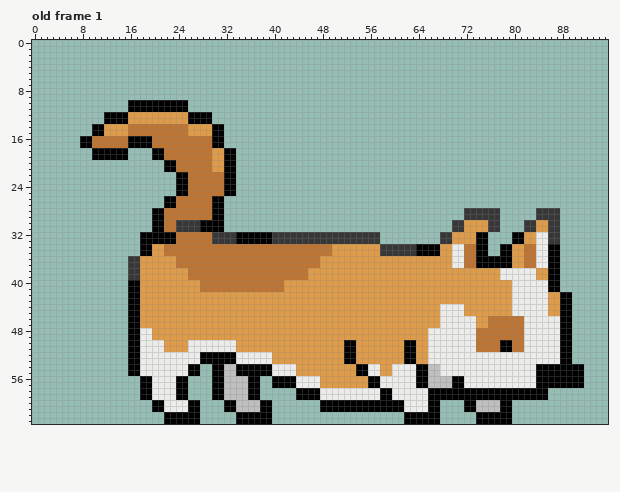
Two versions of one pixel-art file, Art/Dog_DoorIn.aseprite. The first picture shows the starting point.
96x64 pixels, 12 frames. Shown: old frame 1. The commit also changed other frames, which this record leaves out.
Once edited:
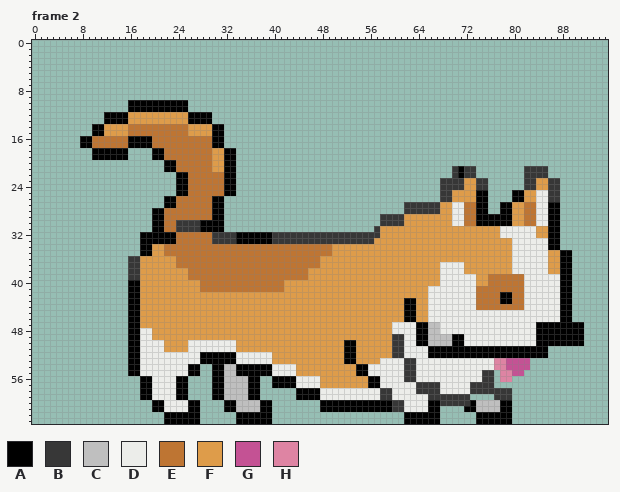
Palette (. is transparent): A #000000  B #373737  C #bfbfbf  D #ecedea  E #be7533  F #de9c4a  G #c45294  H #de84a3
A new or re-ordered frame is compared with the old frame closest to it.
What changed:
frames 12 -> 14
Frame 2 is new; against old frame 1:
y 21..22: x 70..73 .... -> BABB; x 82..85 .... -> BBBB
y 23..24: x 68..75 ........ -> BBBBFFBB; x 82..87 ...... -> BBFFBB
y 25..26: x 68..75 ........ -> BBFFFFAA; x 80..87 ........ -> AAFFDDBB
y 27: x 62..75 .............. -> BBBBBBFFDDEEAA; x 78..87 .......... -> AAFFEEDDAA
y 28: x 62..87 ..........BBBBBB......BBBB -> BBBBBBFFDDEEAA..AAFFEEDDAA
y 29: x 58..87 ..............BBBBBB......BBBB -> BBBBFFFFFFFFDDEEAAAAAAFFEEDDAA
y 30: x 58..87 ............BBFFFFBB....BBFFBB -> BBBBFFFFFFFFDDEEAAAAAAFFEEDDAA
y 31: x 57..71 .............BB -> BFFFFFFFFFFFFFF; x 76..83 BB....BB -> FFDDDDDD; x 86..87 BB -> AA
y 32: x 58..69 ..........BB -> FFFFFFFFFFFF; x 74..87 AA....AAFFDDBB -> FFFFDDDDDDFFAA
y 33: x 57..69 B..........BB -> FFFFFFFFFFFFF; x 74..83 AA....AAFF -> FFFFFFDDDD; x 86..87 BB -> AA
y 34: x 58..67 BBBBBBAAAA -> FFFFFFFFFF; x 70..83 DDEEAA..AAFFEE -> FFFFFFFFFFDDDD
y 35: x 58..67 BBBBBBAAAA -> FFFFFFFFFF; x 70..83 DDEEAA..AAFFEE -> FFFFFFFFFFDDDD; x 86..89 AA.. -> FFAA
y 36: x 70..83 DDEEAAAAAAFFEE -> FFFFFFFFFFDDDD; x 86..89 AA.. -> FFAA
y 37: x 68..69 FF -> DD; x 72..83 EEAAAAAAFFEE -> FFFFFFFFDDDD; x 86..89 AA.. -> FFAA
y 38: x 68..71 FFFF -> DDDD; x 78..79 DD -> FF; x 84..89 FFAA.. -> DDFFAA
y 39: x 68..73 FFFFFF -> DDDDDD; x 76..81 FFDDDD -> EEEEEE; x 84..89 FFAA.. -> DDDDAA
y 40: x 68..73 FFFFFF -> DDDDDD; x 76..81 FFFFDD -> EEEEEE; x 86..89 AA.. -> DDAA
y 41: x 66..81 FFFFFFFFFFFFFFDD -> DDDDDDDDEEEEEEEE; x 86..89 AA.. -> DDAA
y 42: x 66..81 FFFFFFFFFFFFFFDD -> DDDDDDDDEEEEAAEE; x 86..87 FF -> DD
y 43: x 62..63 FF -> AA; x 66..81 FFFFFFFFFFFFFFDD -> DDDDDDDDEEEEAAEE; x 86..87 FF -> DD
y 44: x 62..63 FF -> AA; x 66..67 FF -> DD; x 72..81 FFFFFFFFDD -> DDEEEEEEEE; x 86..87 FF -> DD
y 45: x 62..63 FF -> AA; x 66..67 FF -> DD; x 72..79 FFFFFFFF -> DDDDDDDD; x 86..87 FF -> DD
y 46: x 62..63 FF -> AA; x 66..67 FF -> DD; x 74..81 FFEEEEEE -> DDDDDDDD
y 47: x 60..67 FFFFFFFF -> DDDDAACC; x 74..81 FFEEEEEE -> DDDDDDDD; x 84..87 DDDD -> AAAA; x 90..91 .. -> AA
y 48: x 60..67 FFFFFFDD -> DDDDAACC; x 74..81 EEEEEEEE -> DDDDDDDD; x 84..87 DDDD -> AAAA; x 90..91 .. -> AA
y 49: x 60..71 FFFFFFDDDDDD -> BBDDAACCCCAA; x 74..81 EEEEEEEE -> DDDDDDDD; x 84..87 DDDD -> AAAA; x 90..91 .. -> AA
y 50: x 60..71 FFAAFFDDDDDD -> BBDDAACCCCAA; x 74..81 EEEEAAEE -> DDDDDDDD; x 84..87 DDDD -> AAAA; x 90..91 .. -> AA
y 51: x 60..77 FFAAFFDDDDDDDDEEEE -> BBDDDDAAAAAAAAAAAA; x 80..89 EEDDDDDDAA -> AAAAAA....
y 52: x 60..89 FFAAFFDDDDDDDDDDDDDDDDDDDDDDAA -> BBDDDDAAAAAAAAAAAAAAAAAAAA....
y 53: x 58..65 FFFFAAFF -> DDDDBBDD; x 77..89 DDDDDDDDDDDAA -> HHGGGG.......
y 54: x 58..59 FF -> DD; x 62..67 DDAACC -> BBDDDD; x 77..91 DDDDDDDAAAAAAAA -> HHGGGG.........
y 55: x 58..59 FF -> DD; x 62..67 DDAACC -> BBDDDD; x 75..91 DDDDDDDDDAAAAAAAA -> BB.HHGG..........
y 56: x 62..71 DDAACCCCAA -> BBDDDDDDDD; x 75..91 DDDDDDDDDAAAAAAAA -> BB.HH............
y 57: x 64..71 AACCCCAA -> BBBBDDDD; x 73..91 DDDDDDDDDDDAAAAAAAA -> BBBB...............
y 58: x 58..59 AA -> BB; x 64..85 DDAAAAAAAAAAAAAAAAAAAA -> BBBBDDDDDBBBBBBB......
y 59: x 58..59 AA -> BB; x 66..85 AAAAAAAAAAAAAAAAAAAA -> BBBBBBB....BBB......
y 60: x 60..61 AA -> BB; x 68..72 ....A -> BBBBB
y 61: x 60..61 AA -> BB
Changed places in both pictures, as pixel boxes (x1, y1, x2, y2):
changed: (374, 166, 584, 412)
